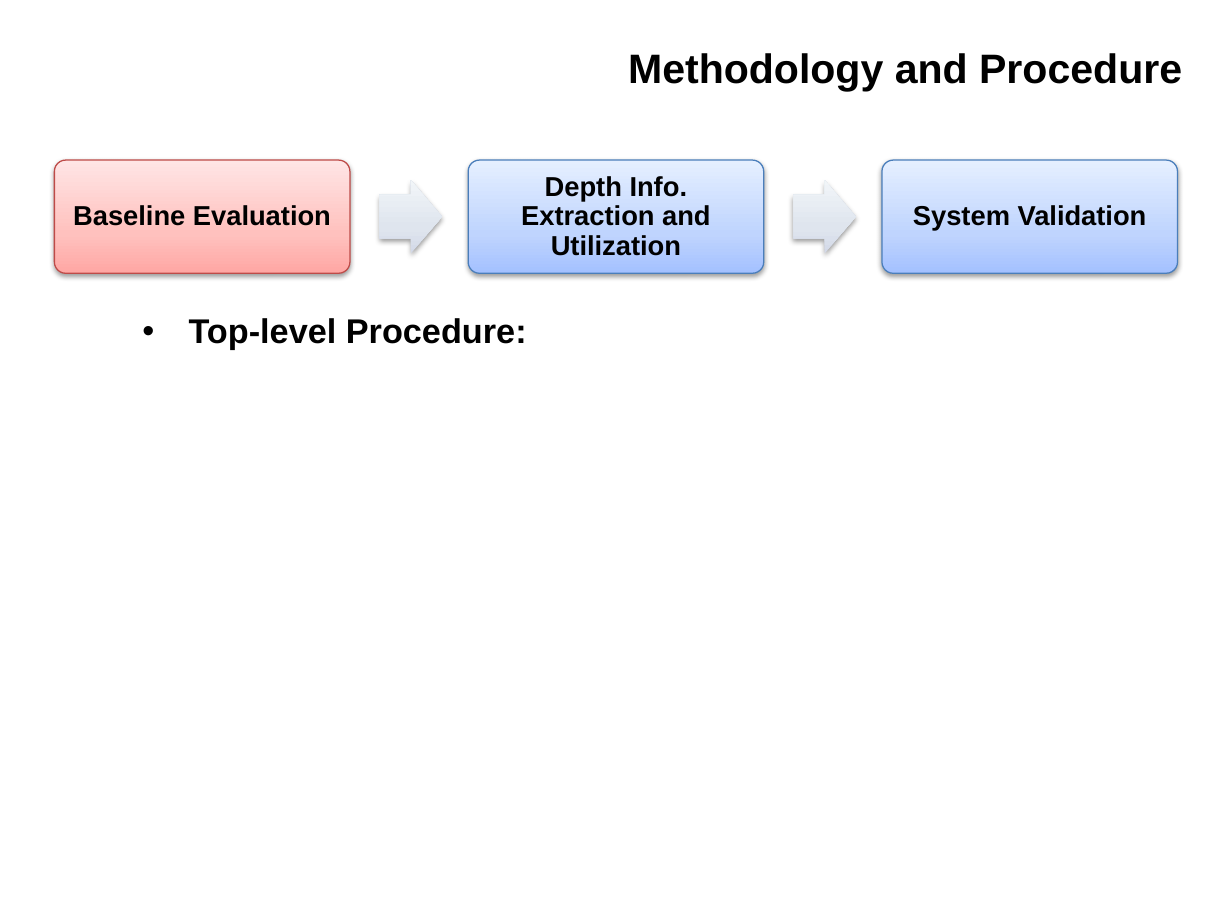
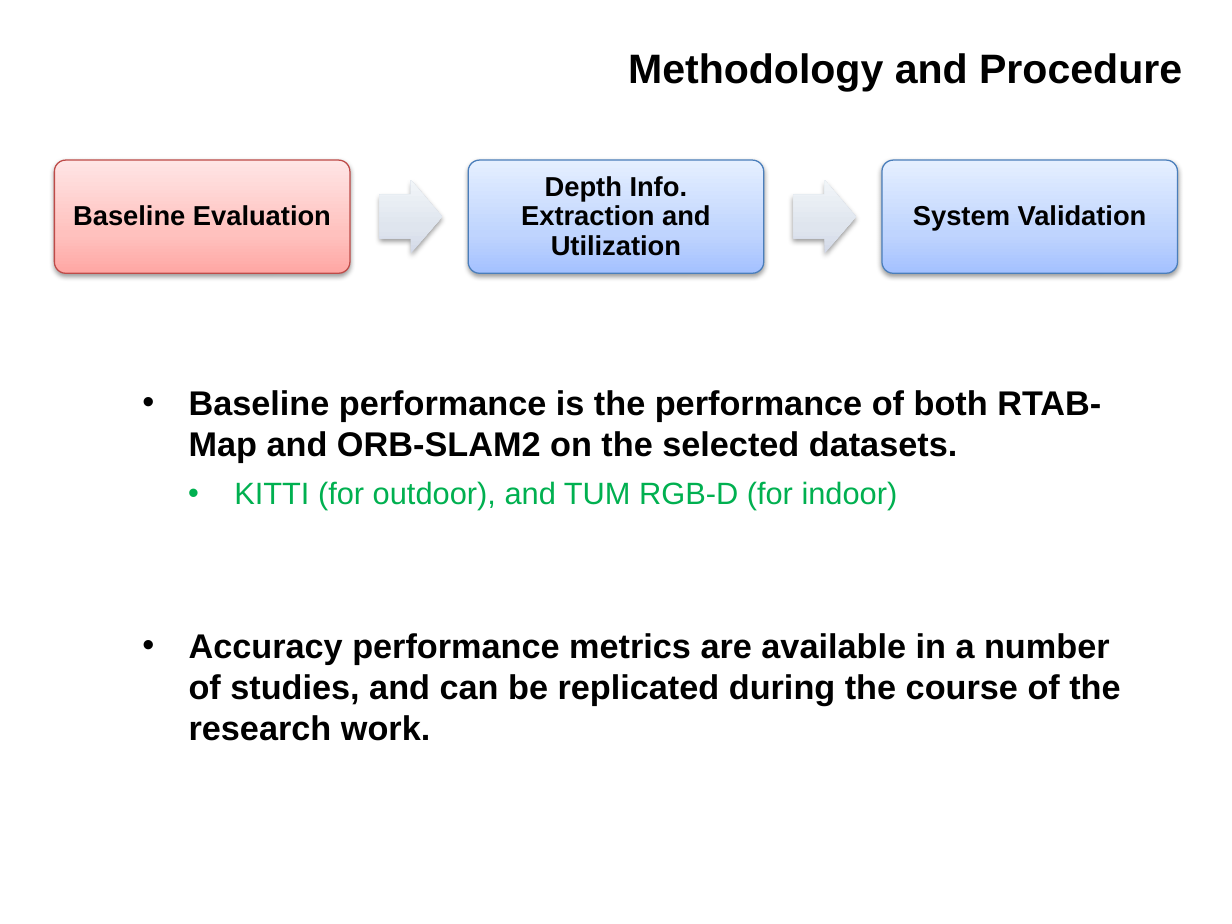
Before and after one commit to IslamAAli/ORBSLAM_RTABmap, a slide deck: slide 7 of Presentation/CMPUT631-ProjectProposal-V0P1.pptx. Drawn at 1232x924 pixels with LibreOffice and Linux fonts; fonts in the diff are those of the drawing; background and template pictures are left out. Boxes give left, top, right and bottom in pixels: in the first picture for what was removed or moved away, otherwise in the second. Text is boxed around its words. In the diff, an @@ line names an element or a change of style, - is before the commit and + after.

```diff
--- a/Presentation/CMPUT631-ProjectProposal-V0P1.pptx
+++ b/Presentation/CMPUT631-ProjectProposal-V0P1.pptx
@@ text at (x1=189, y1=390, x2=1120, y2=741): text changed @@
-• Top-level Procedure:
+• Baseline performance is the performance of both RTAB-Map and ORB-SLAM2 on the selected datasets.
+  • KITTI (for outdoor), and TUM RGB-D (for indoor)
+• Accuracy performance metrics are available in a number of studies, and can be replicated during the course of the research work.
```
Also in this commit, not shown: 1 other slide changed, 1 slide added.
